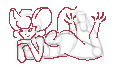
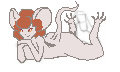
Comparing the layer stacks of the two 120px x 72px images. Changes:
painted on "clothes" over [9,1,106,63]
